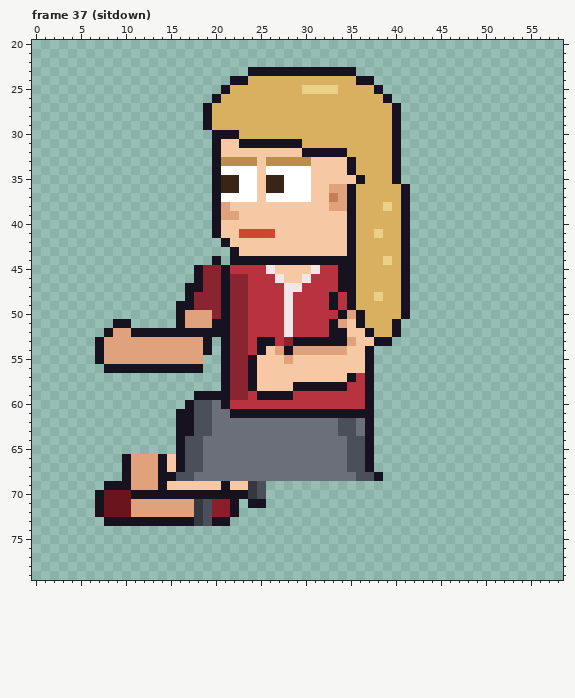
Pixel-art file: sprites/clients/client_karen_left_anim.aseprite. Above is the file before it was changed.
64x80 pixels, 129 frames. Shown: frame 37 (sitdown): x 0..58, y 20..79. The old version is drawn lined up with the new one. The commit also changed other frames, which this record leaves out.
The same view after the edit:
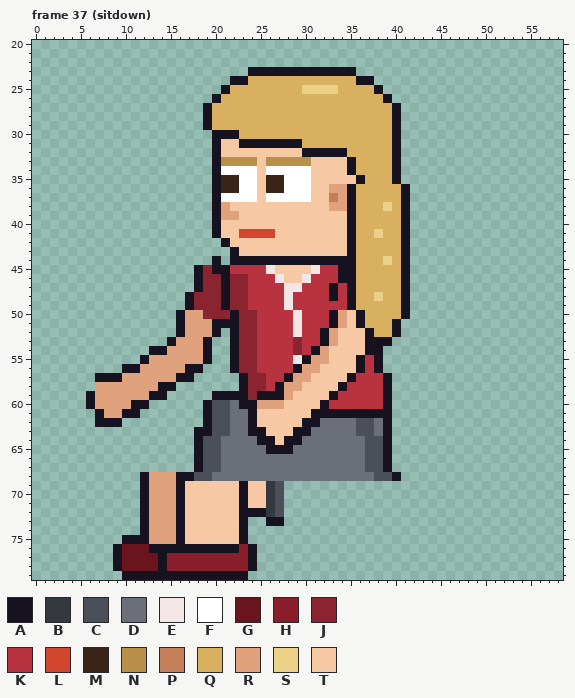
Palette (. is transparent): A #17121f  B #34383f  C #4a4f5a  D #6a6f7a  E #f2e6e6  F #ffffff  G #6a141e  H #8a1e2a  J #8a2430  K #b8333f  L #d2452e  M #3a2418  N #b8904a  P #c47e58  Q #d8b060  R #e0a27c  S #ebd088  T #f6c9a4
Edits made:
whole drawing moved by -2,-6 (the old picture is shown already moved)
Changed rows in their new state; - is an unchanged pixel.
Frame 37 (sitdown):
first column x 6:
45 --------------A--------------------
47 -----------.---------------AK------
49 ----------.----------------K-------
50 -------------J-JA-J---KE---ART-----
51 ---..-----------A-J---KE-----------
52 --........-RRR-.A-J---KE--ART------
53 -........A-----.A-JKK-KJKK-RTT-A---
54 -......AA------.A-JKKKKJKA-TT---A--
55 -.....A------A-.A-JKKKKEARR---AKA--
56 --..--RRRRR----.A-JKKKKARR----AKA--
57 -AAARRRRRRAA---..AJJKKARR------KKA-
58 -RRRRRRRAA-----..AJJKARRTTTT---KKA-
59 ARRRRRRAA---..--AAJ---RTTTTA---KKA-
60 ARRRRAA----..ACCDAARRRTTTTA----KKA-
61 -ARRAA----...ACCDD-TTTTTT-------AA-
62 -AAA------...ACC--ATTTTTAA--DDCCDA-
63 ----------..AACC--AATTTAA---DDCCDA-
64 ----------..ACC----AATAA-----DDCCA-
65 ----------..ACC-----AAA------DDCCA-
66 ----........ACC--------------DDCCA-
67 ----........ACC--------------DDCCA-
68 ----..A-RRAACC----------------DDCCA
69 --....A-RRA----T-ATTBC-------------
70 -.....-RRR-TTTTTT-TTBC-------------
71 -.....A---ATTTTTTATTBC-------------
72 -.....A---ATTTTTTAAABC-------------
73 --....-RRR-TTTTTTA--AA-------------
74 ------ARRRATTTTTTA-----------------
75 ----AAARRRATTTTTTA-----------------
76 ---AGGGAAAAAAAAAAHA----------------
77 ---AGGGGAHHHHHHHHHA----------------
78 ---AGGGGAHHHHHHHHHA----------------
79 ----AAAAAAAAAAAAAA-----------------
